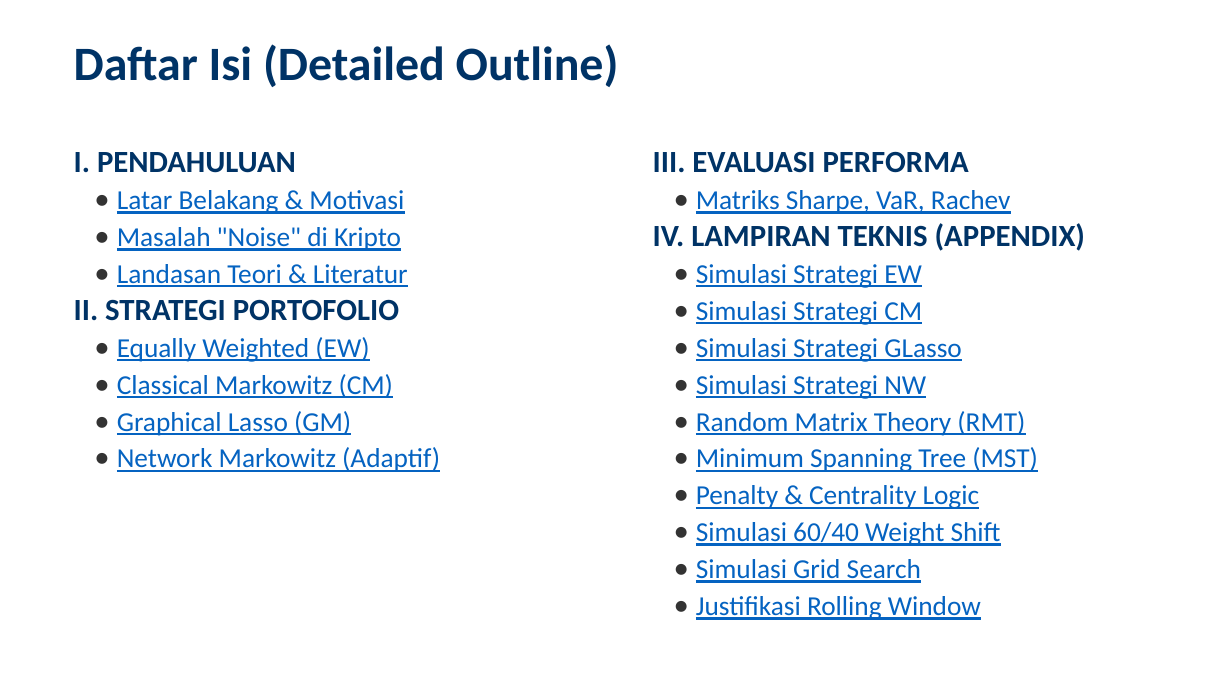
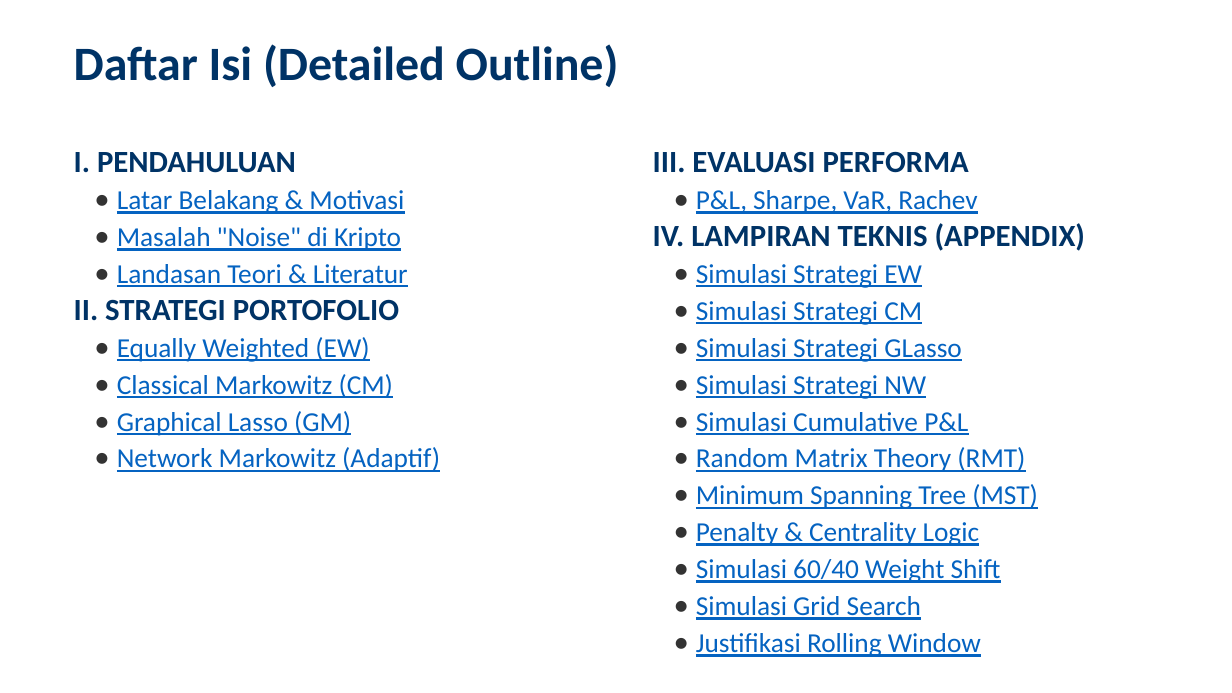
Before and after one commit to ragilrojo/RepoThesis, a slide deck: slide 2 of Presentasi_Proposal_Update.pptx. Drawn at 1232x693 pixels with LibreOffice and Linux fonts; fonts in the diff are those of the drawing. Boxes give left, top, right and bottom in pixels: in the first picture for what was removed or moved away, otherwise in the second. Text is boxed around its words. In the diff, an @@ line names an element or a change of style, - is before the commit and + after.

Commit message:
feat: add cumulative P&L simulation slide and fix TOC navigation mapping

```diff
--- a/Presentasi_Proposal_Update.pptx
+++ b/Presentasi_Proposal_Update.pptx
@@ text at [696,190,978,214]: text changed @@
-• Matriks Sharpe, VaR, Rachev
+• P&L, Sharpe, VaR, Rachev
@@ text at [696,412,968,435]: paragraph added @@
+• Simulasi Cumulative P&L
```
Also in this commit, not shown: 2 other slides changed, 1 slide added, 1 other file.
